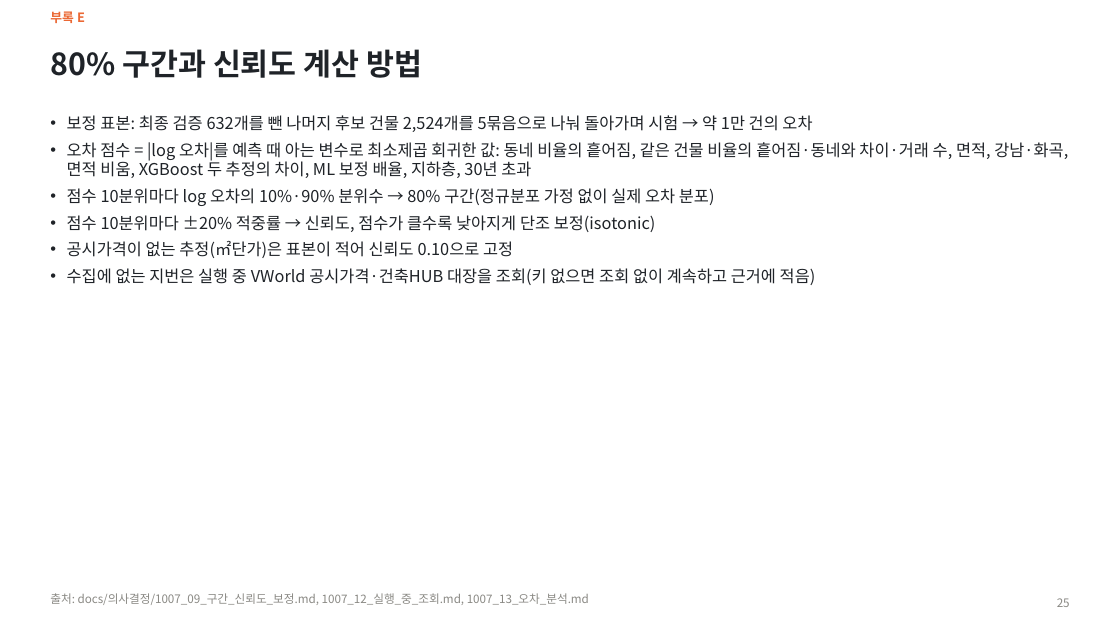
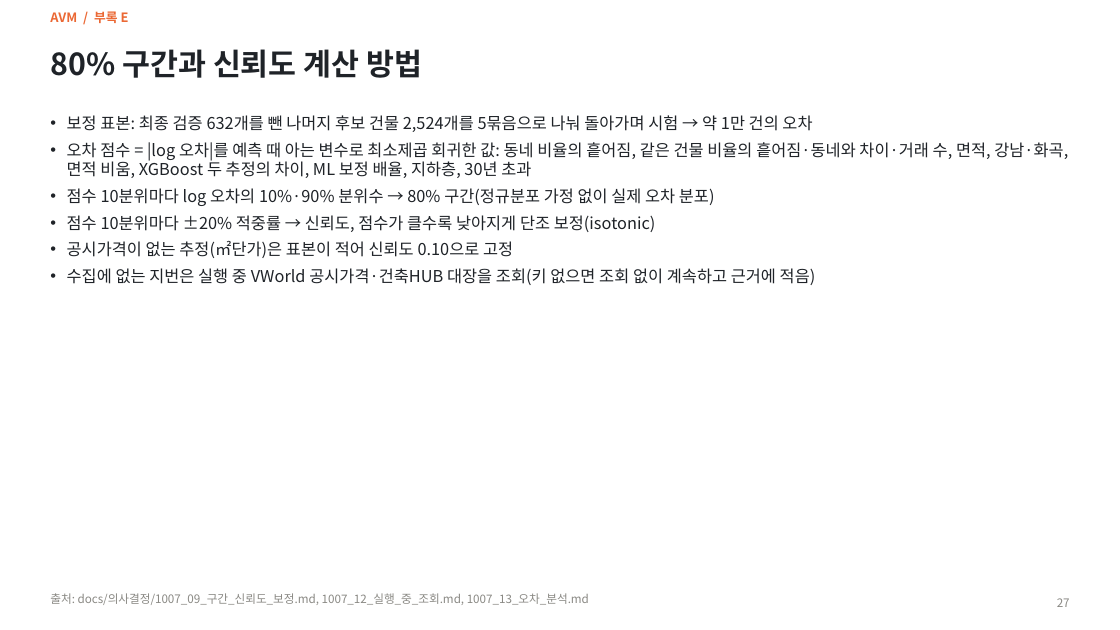
Before and after one commit to KimInSeok-DA/DA_Seoul_Villa_AVM, a slide deck: slide 27 of presentation/AVM_발표.pptx (slide 25 before the commit). Drawn at 1120x630 pixels with LibreOffice and Linux fonts; fonts in the diff are those of the drawing. Boxes give left, top, right and bottom in pixels: in the first picture for what was removed or moved away, otherwise in the second. Text is boxed around its words. In the diff, an @@ line names an element or a change of style, - is before the commit and + after.

```diff
--- a/presentation/AVM_발표.pptx
+++ b/presentation/AVM_발표.pptx
@@ text at [50, 11, 129, 23]: text changed @@
-부록 E
+AVM / 부록 E
@@ page number at [1057, 598, 1070, 607]: text changed @@
-25
+27
```
Also in this commit, not shown: 24 other slides changed, 2 slides added, 9 other files.
